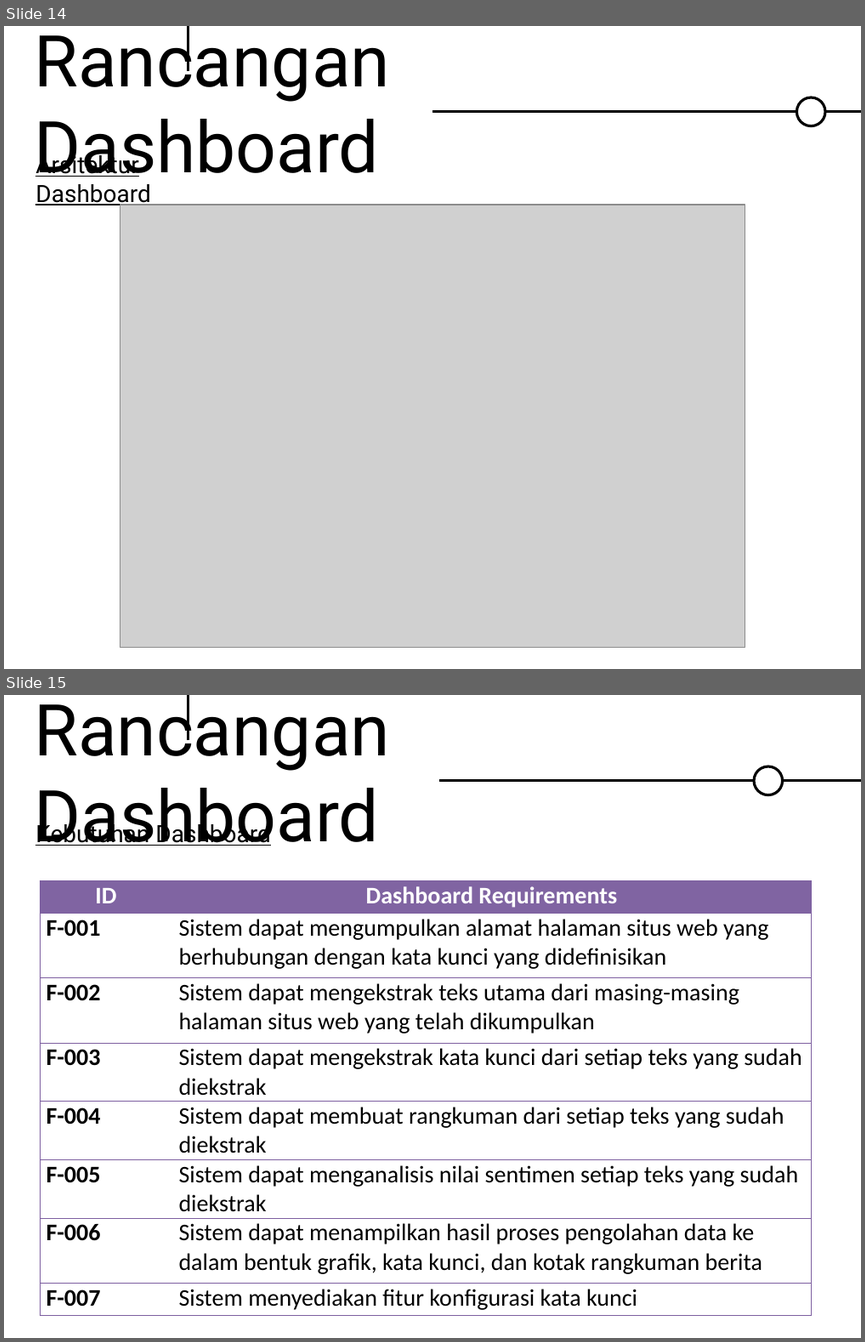
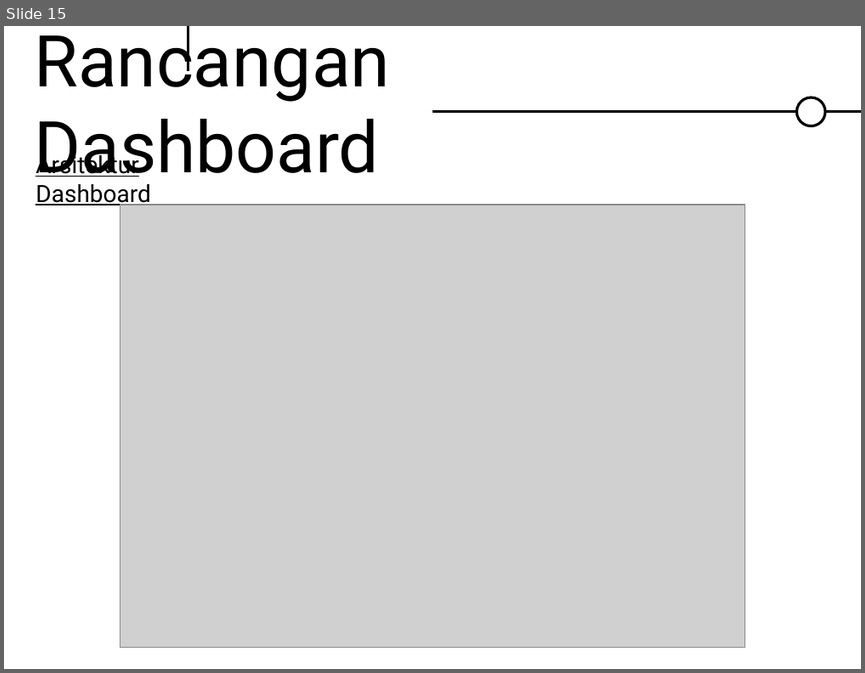
Before and after one commit to emfatoni/dashboard_pestle, a slide deck: dokumen/Slide Sidang.pptx. Shown one above the other, each under a label of ours: slides 14 and 15 before the commit, slide 15 after it. The pictures are 865x1342 and 865x673 pixels, drawn with LibreOffice and Linux fonts; fonts in the diff are those of the drawing; grey boxes stand for pictures. Boxes give left, top, right and bottom in pixels: in the first picture for what was removed or moved away, otherwise in the second. Text is boxed around its words. In the diff, an @@ line names an element or a change of style, - is before the commit and + after.

```diff
--- a/dokumen/Slide Sidang.pptx
+++ b/dokumen/Slide Sidang.pptx
@@ slide 15 removed at bbox=[4, 695, 861, 1338], background #FFFFFF @@
@@ title removed at bbox=[34, 695, 390, 845] @@
-Rancangan Dashboard
@@ line removed from (188, 740) to (188, 695) @@
@@ ellipse removed at bbox=[754, 766, 782, 794] @@
@@ line removed from (439, 781) to (861, 781) @@
@@ text removed at bbox=[35, 820, 271, 848] @@
-Kebutuhan Dashboard
@@ table removed at bbox=[40, 881, 812, 1313], 8 rows, 2 columns @@
-ID | Dashboard Requirements
-F-001 | Sistem dapat mengumpulkan alamat halaman situs web yang berhubungan dengan kata kunci yang didefinisikan
-F-002 | Sistem dapat mengekstrak teks utama dari masing-masing halaman situs web yang telah dikumpulkan
-F-003 | Sistem dapat mengekstrak kata kunci dari setiap teks yang sudah diekstrak
-F-004 | Sistem dapat membuat rangkuman dari setiap teks yang sudah diekstrak
-F-005 | Sistem dapat menganalisis nilai sentimen setiap teks yang sudah diekstrak
-F-006 | Sistem dapat menampilkan hasil proses pengolahan data ke dalam bentuk grafik, kata kunci, dan kotak rangkuman berita
-F-007 | Sistem menyediakan fitur konfigurasi kata kunci
@@ what was slide 14 is now slide 15 @@
```
Also in this commit, not shown: 3 slides changed, 1 slide added.
